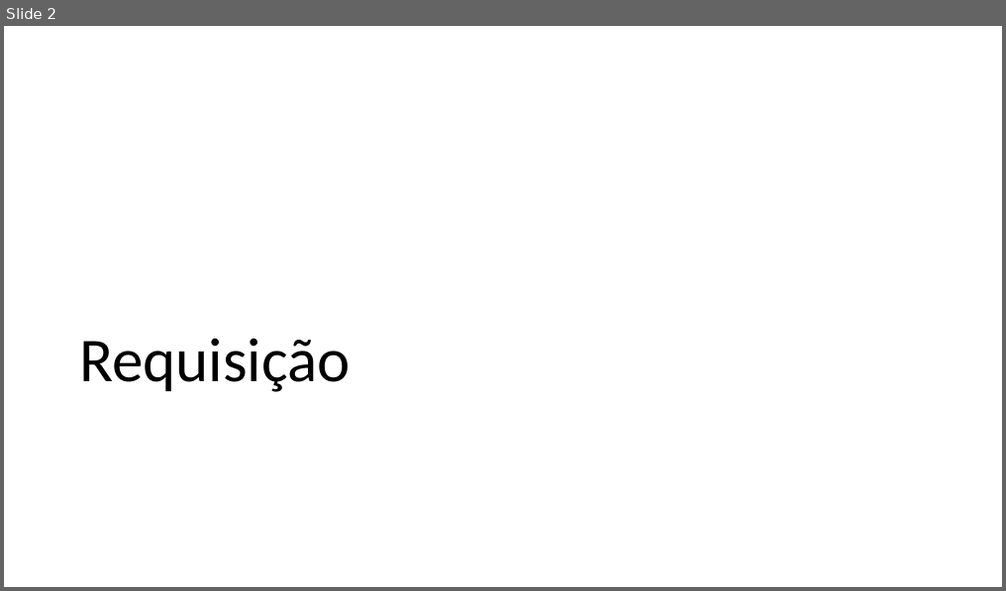
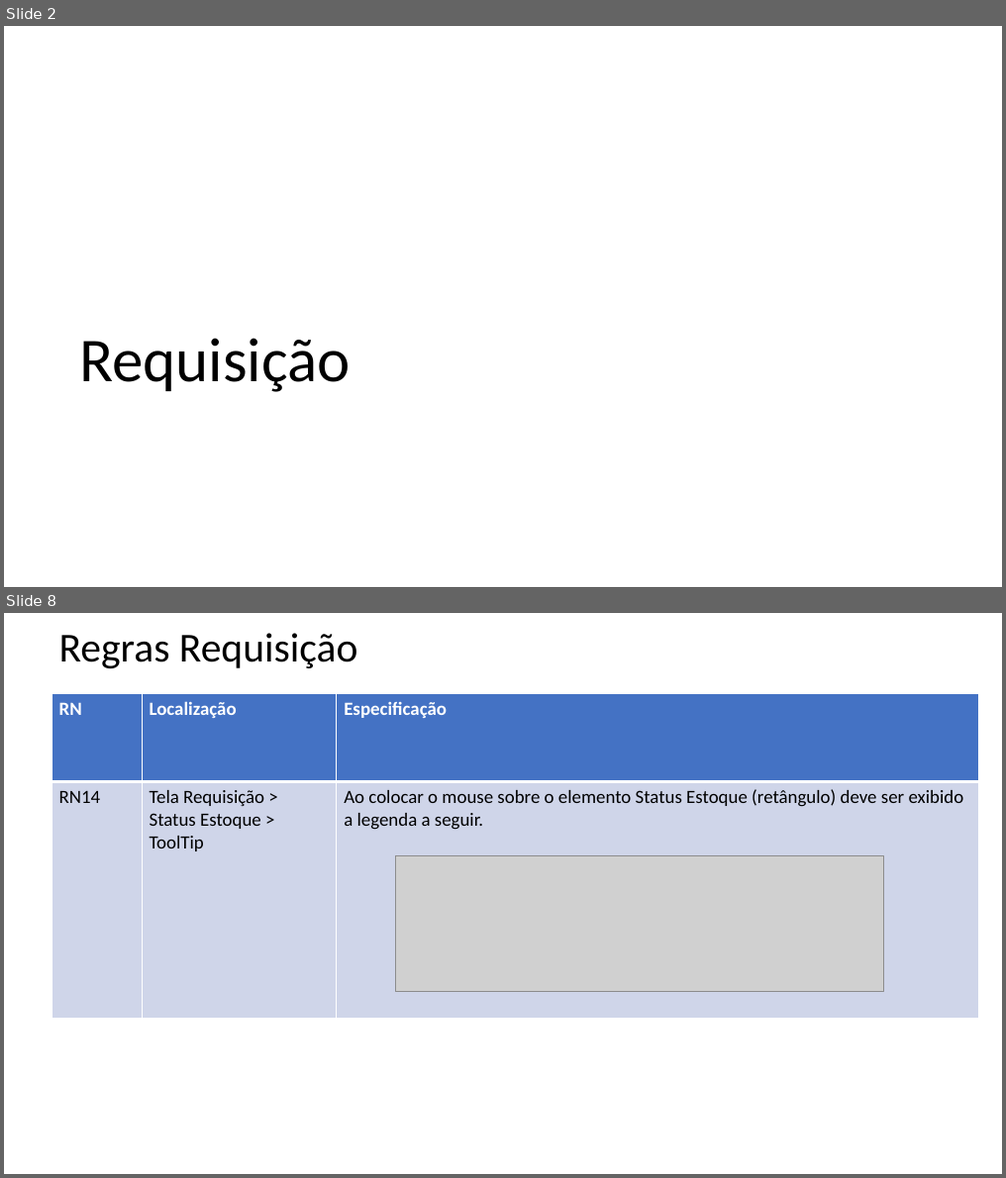
Before and after one commit to regymatrix/Almoxarifado, a slide deck: RegrasNegocio/RN_Requisitos.pptx. Shown one above the other, each under a label of ours: slide 2 before the commit, slides 2 and 8 after it; the slides between them are not shown. The pictures are 1006x591 and 1006x1178 pixels, drawn with LibreOffice and Linux fonts; fonts in the diff are those of the drawing; grey boxes stand for pictures. Boxes give left, top, right and bottom in pixels: in the first picture for what was removed or moved away, otherwise in the second. Text is boxed around its words. In the diff, an @@ line names an element or a change of style, - is before the commit and + after.

Commit message:
revisão Regras de negócio

```diff
--- a/RegrasNegocio/RN_Requisitos.pptx
+++ b/RegrasNegocio/RN_Requisitos.pptx
@@ slide 8 added at box(4, 613, 1002, 1174), background #FFFFFF @@
@@ title added at box(59, 633, 358, 668), 39.6 pt, text #000000 @@
+Regras Requisição
@@ table added at box(52, 693, 979, 1018), 2 rows, 3 columns @@
+RN | Localização | Especificação
+RN14 | Tela Requisição > Status Estoque > ToolTip | Ao colocar o mouse sobre o elemento Status Estoque (retângulo) deve ser exibido a legenda a seguir.
@@ picture added at box(395, 856, 884, 992) @@
```
Also in this commit, not shown: 2 slides changed, 3 other slides added, 1 other file.
